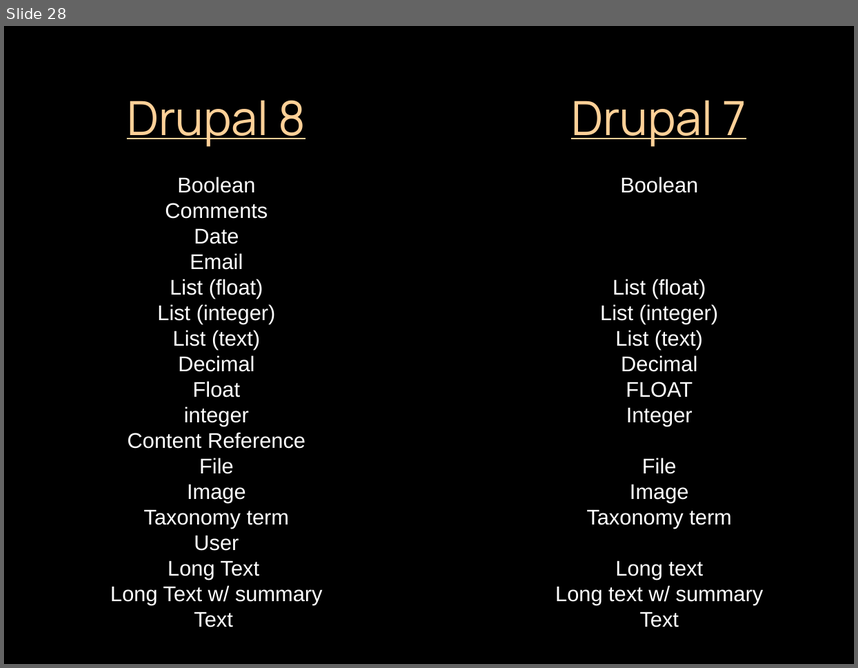
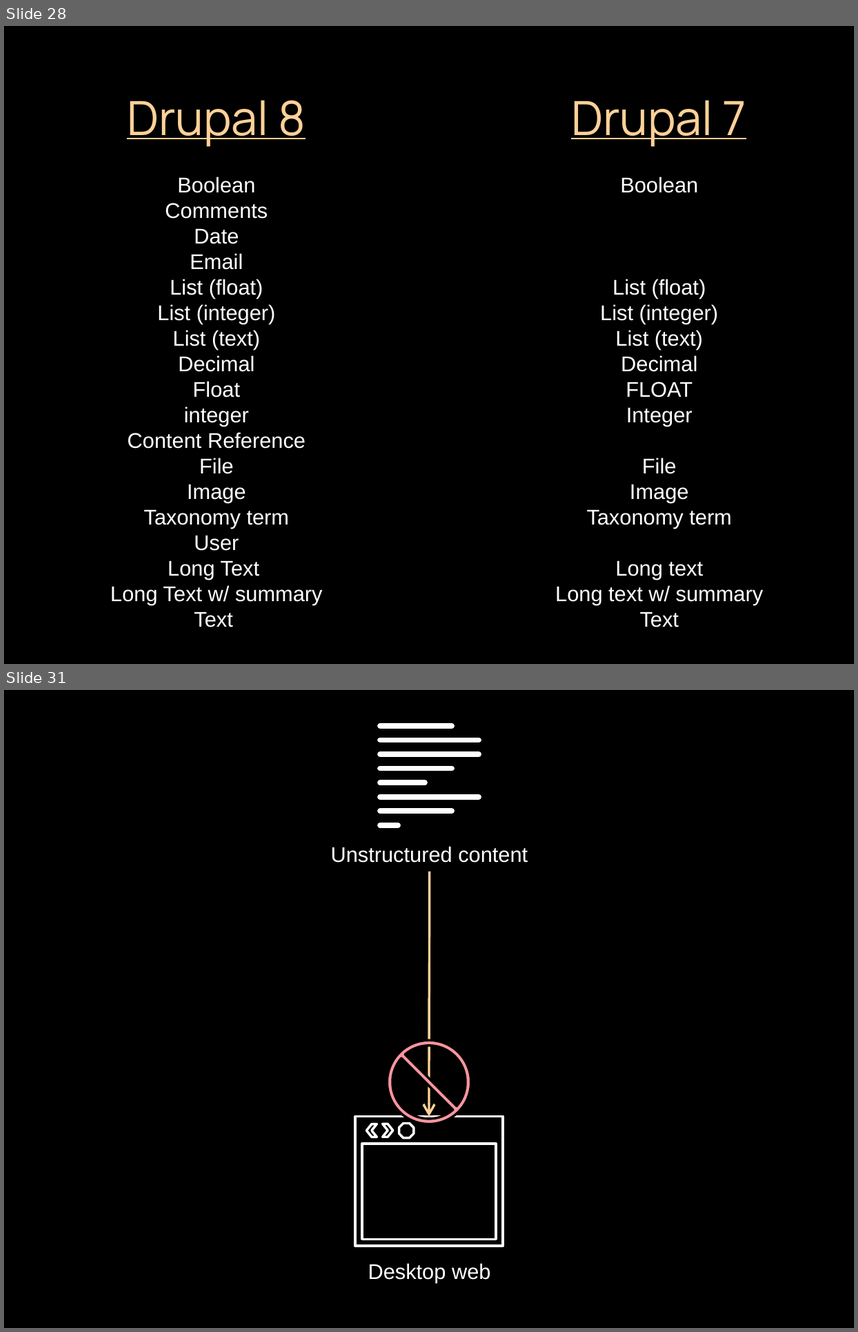
Before and after one commit to socketwench/introToContentTypes, a slide deck: src/introToContentTypes.pptx. Shown one above the other, each under a label of ours: slide 28 before the commit, slides 28 and 31 after it; the slides between them are not shown. The pictures are 858x668 and 858x1332 pixels, drawn with LibreOffice and Linux fonts; fonts in the diff are those of the drawing. Boxes give left, top, right and bottom in pixels: in the first picture for what was removed or moved away, otherwise in the second. Text is boxed around its words. In the diff, an @@ line names an element or a change of style, - is before the commit and + after.

Commit message:
Added most of Why Structure Content section.

```diff
--- a/src/introToContentTypes.pptx
+++ b/src/introToContentTypes.pptx
@@ slide 31 added at [4,690,854,1328], background #000000 @@
@@ group added at [380,726,479,825]: 8 lines @@
@@ text added at [331,846,528,862], 18 pt, text #FFFFFF @@
+Unstructured content
@@ curved arrow added from (429, 871) to (429, 1116), #FFD198 2 pt @@
@@ no-entry sign added at [388,1041,472,1125], fill #FB959F, outline #000000 2 pt @@
@@ group added at [355,1116,503,1245]: 2 rectangles, 2 chevrons, 1 octagon @@
@@ text added at [368,1263,490,1282], 18 pt, text #FFFFFF @@
+Desktop web
```
Also in this commit, not shown: 1 slide changed, 19 other slides added, 15 other files.
